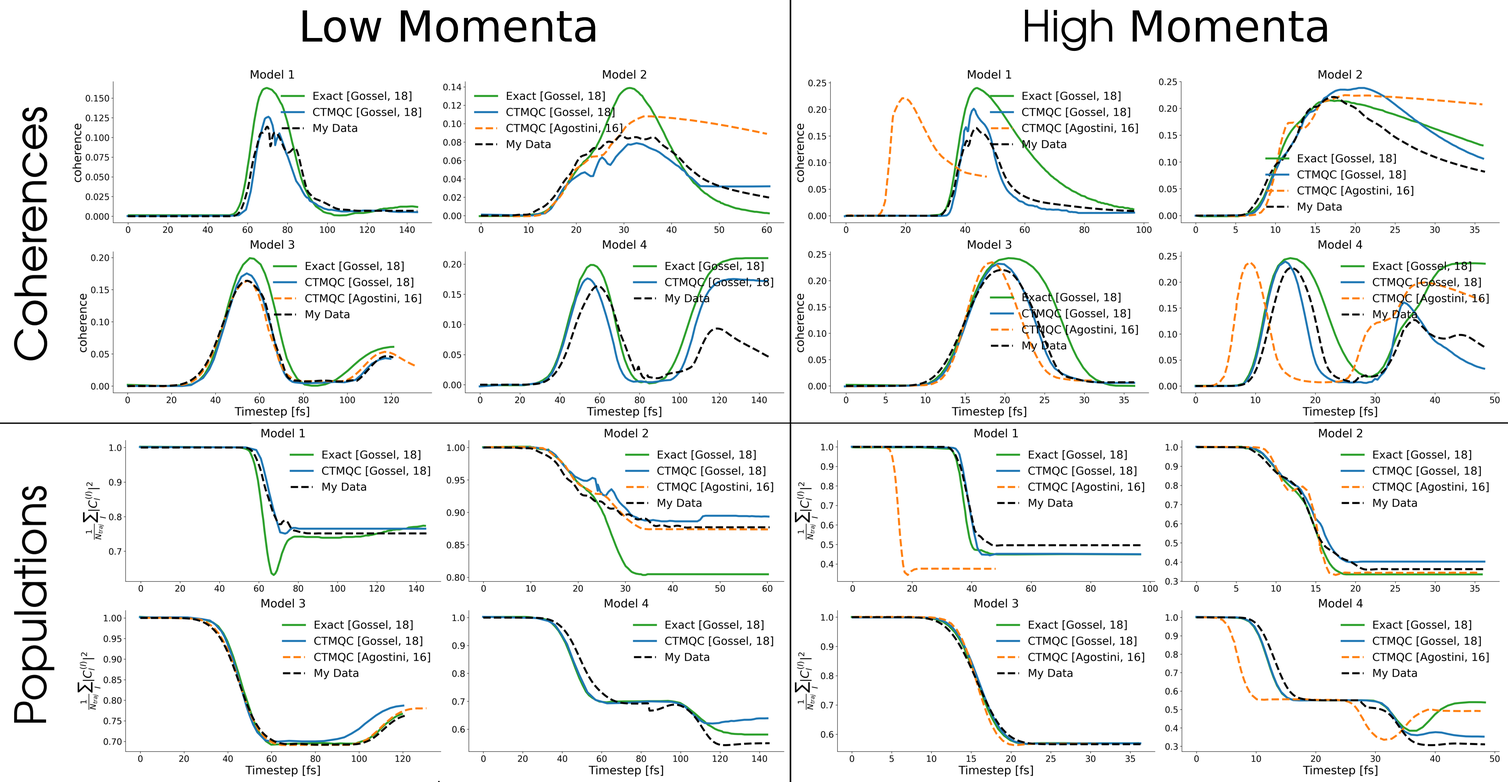
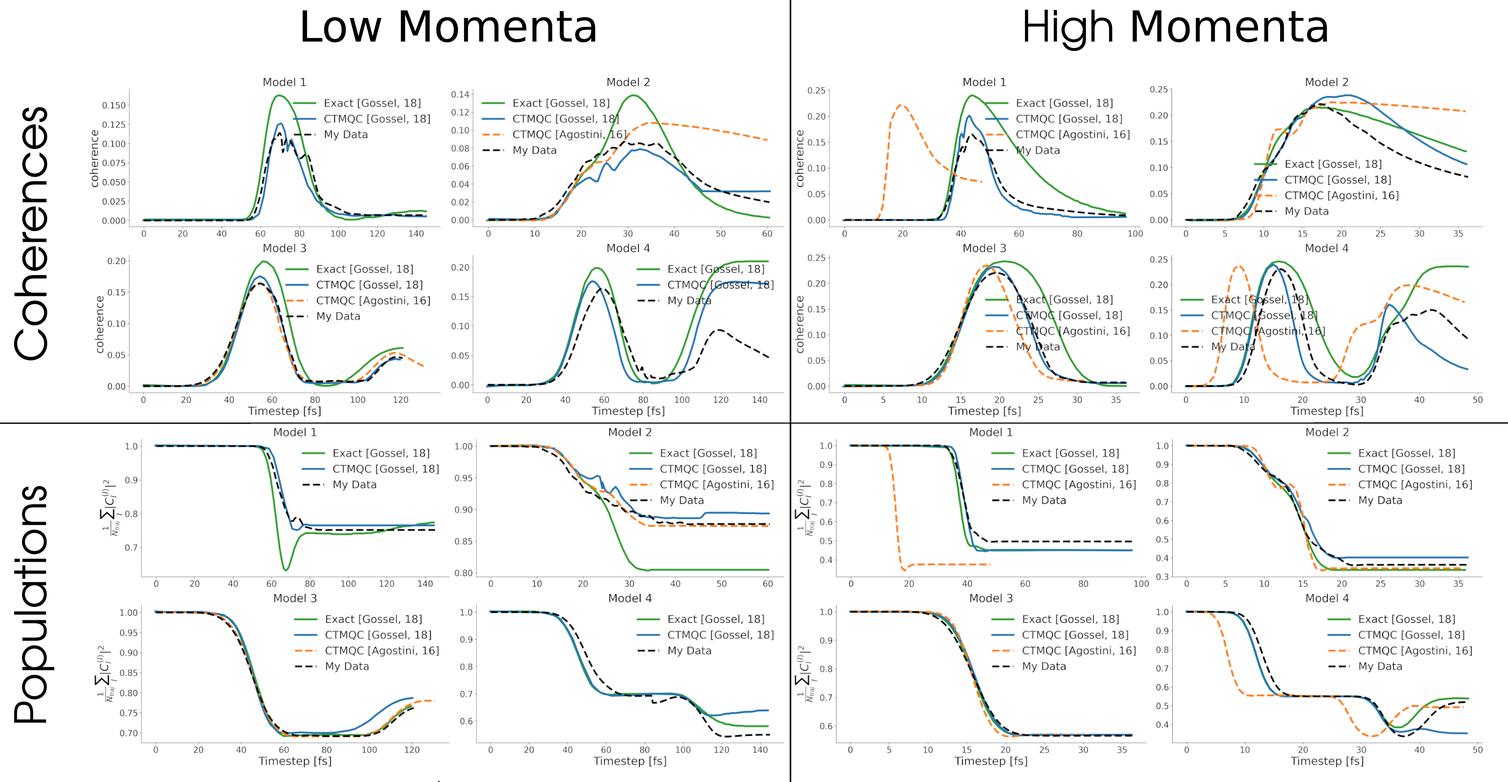
Revision of a layered w=1508, h=782 image; what changed, layer by layer:
renamed "tmp.png" to "CTMQC_LitComp_1.png", painted on it over [72, 69, 1501, 778]
